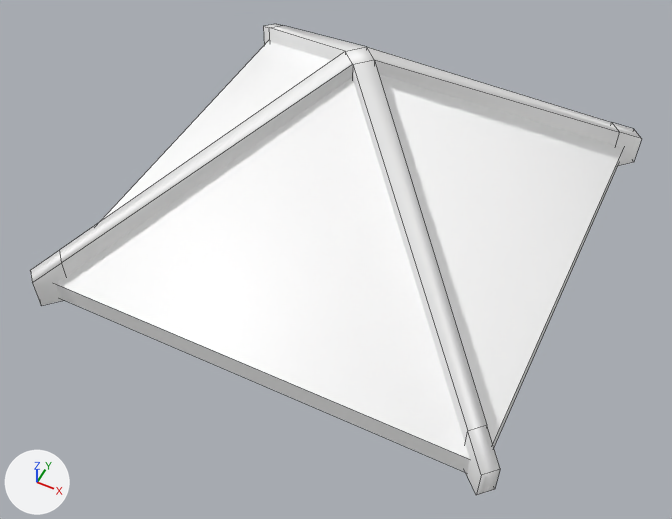
Before and after pictures for a commit that changed the FBX model Assets/Art/Environment Assets/Geometry/Buildings/Modular_geo/Roof_sq_a.fbx.
Camera for both pictures: a camera (50 mm lens) standing at (0.099, -0.215, 0.241) and looking at (0.005, -0.027, 0.007). Every picture has the same lights, and +X, +Y and +Z are marked at lower left. Mesh edges are drawn as thin lines. Where no turn or scale is listed for an object, it has been applied to the vertices.
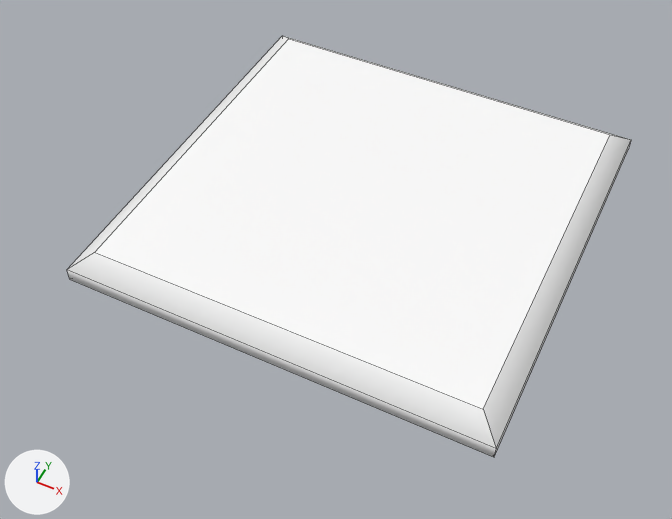
Location of each change, [x1, y1, x2, y2] in pixels of the pictures (672 x 519 px):
```json
{"object": "pCube49", "change": "reshaped, moved", "before": [30, 24, 642, 495], "after": [67, 36, 631, 457], "on screen": "8% narrower, 11% shorter"}
```

Edits to the scene script, one JSON object a line:
```json
{"block": "me_mesh", "where": "# used by ob_pcube49; location = (0.0, 0.0, 0.0)"}
{"op": "remove", "block": "me_mesh", "code": "me_mesh.from_pydata(...)  # 50 vertices, 41 faces; spans x -0.082..0.082, y -0.082..0.082, z -0.003..0.07"}
{"op": "add", "block": "me_mesh", "code": "me_mesh.from_pydata(...)  # 16 vertices, 14 faces; spans x -0.078..0.078, y -0.077..0.077, z -0.006..0.005"}
{"block": "me_mesh", "change": "me_mesh part 1: the whole mesh is rebuilt"}
{"op": "set", "path": "ob_pcube49.location", "old": "(0.0, 0.0, 0.0)", "new": "(0.0, 0.01, 0.0)"}
```
